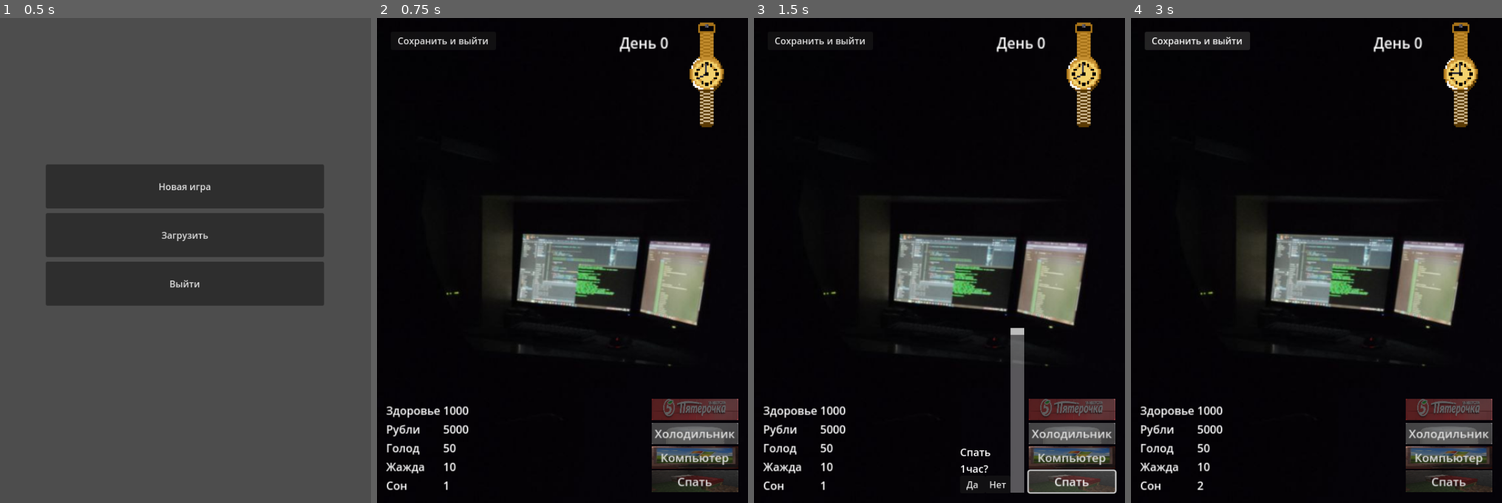
Above: before the commit, frames 1-4 (left to right).
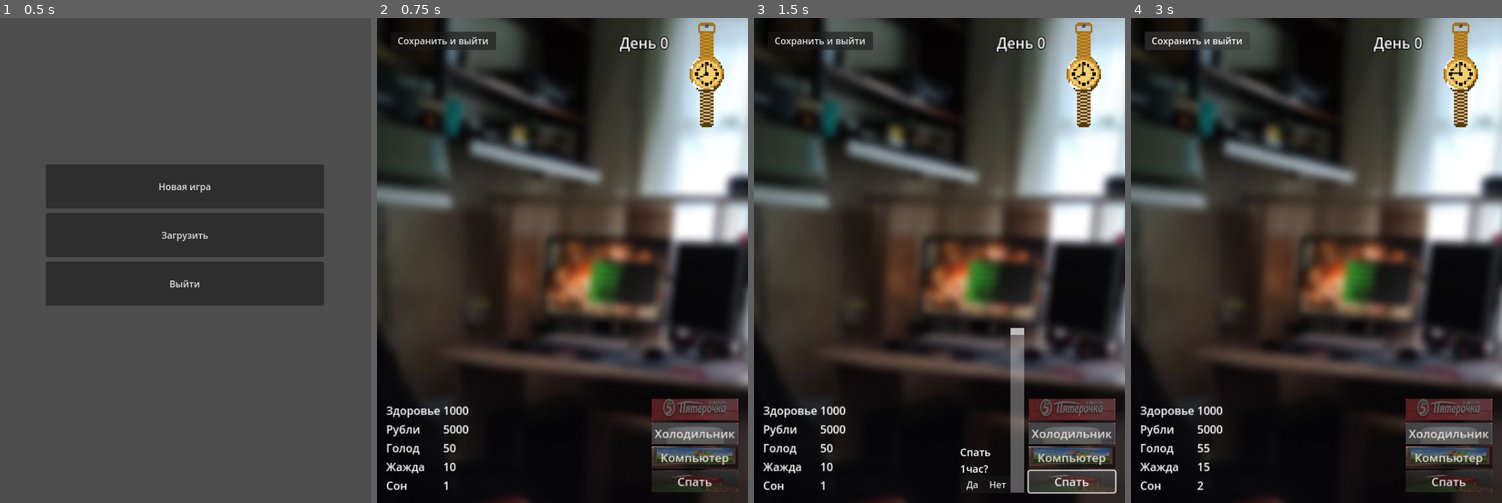
Above: after the commit, the same moments.

Repository: chunchunmaru0000/programmwriter-simulator
Game: Godot game, scene res://scenes/start.tscn
The game is run twice, just before and just after one commit, with the same random seed, the same clock (stepped at 60 frames per second) and the same inputs.
Inputs (mouse positions are in pixels of both pictures, inside the frame that each line leads up to):
- Up to frame 1 (0.5 s): no input
- Up to frame 2 (0.75 s): click "Новая игра" at 0.5 s
- Up to frame 3 (1.5 s): click "Спать" at 1.25 s
- Up to frame 4 (3 s): click (1450, 410) at 2 s; click (1153, 42) at 2.75 s

Frame 1 is identical in both runs. In frame 2, 62% of the frame differs, in the area x 0-100%, y 0-100%; in frame 3, 61%; in frame 4, 62%.

Commit message:
some ill

Diff:
--- a/scenes/game.tscn
+++ b/scenes/game.tscn
@@ -1,10 +1,12 @@
-[gd_scene load_steps=10 format=3 uid="uid://c6ic2w21tv33y"]
+[gd_scene load_steps=12 format=3 uid="uid://c6ic2w21tv33y"]
 
 [ext_resource type="Script" path="res://scripts/game.gd" id="1_nqbsp"]
 [ext_resource type="Texture2D" uid="uid://kbxxf6g407ck" path="res://images/5top.png" id="2_cu53h"]
+[ext_resource type="Texture2D" uid="uid://dns2khvk6pqmw" path="res://pc_images/day.jpg" id="2_dsgoh"]
 [ext_resource type="Texture2D" uid="uid://vsxai5lk46b8" path="res://pc_images/night.jpg" id="2_g8pso"]
 [ext_resource type="SpriteFrames" uid="uid://df7ijmtp3y2vg" path="res://clocks/clocks.tres" id="2_kyemp"]
 [ext_resource type="Texture2D" uid="uid://dgm5j2o6fueed" path="res://images/fridge_top.png" id="3_oyk8c"]
+[ext_resource type="Texture2D" uid="uid://b26b8vnkglwik" path="res://pc_images/morning.jpg" id="4_l4kpb"]
 [ext_resource type="Texture2D" uid="uid://pqplagad618q" path="res://pc_images/pc.jpg" id="5_ad716"]
 [ext_resource type="Texture2D" uid="uid://2ye8rlayqbco" path="res://images/bed.png" id="6_c0t1h"]
 [ext_resource type="AudioStream" uid="uid://f6ch0o5rhs2q" path="res://audio/zhirik.mp3" id="6_sppxf"]
@@ -14,10 +16,20 @@
 [node name="Game" type="Node2D"]
 script = ExtResource("1_nqbsp")
 
+[node name="Day" type="Sprite2D" parent="."]
+position = Vector2(325, 629)
+scale = Vector2(1.15, 1.15)
+texture = ExtResource("2_dsgoh")
+
 [node name="Night" type="Sprite2D" parent="."]
 position = Vector2(325, 629)
 scale = Vector2(1.15, 1.081)
 texture = ExtResource("2_g8pso")
+
+[node name="Morning" type="Sprite2D" parent="."]
+position = Vector2(325, 629)
+scale = Vector2(1.15, 1.15)
+texture = ExtResource("4_l4kpb")
 
 [node name="StatsHBox" type="HBoxContainer" parent="."]
 anchors_preset = 2
@@ -137,6 +149,10 @@
 offset_right = 479.0
 offset_bottom = 47.0
 scale = Vector2(1.56829, 1.64659)
+theme_override_constants/shadow_offset_x = 4
+theme_override_constants/shadow_offset_y = 4
+theme_override_constants/outline_size = 4
+theme_override_constants/shadow_outline_size = 4
 text = "День 0"
 
 [node name="Back" type="Button" parent="."]
--- a/scripts/Singleton.gd
+++ b/scripts/Singleton.gd
@@ -8,6 +8,10 @@
 var thirst = 10
 var sleep = 1
 var time = "0:08:00"
+
+var hunger_per_hour = 5
+var thirst_per_hour = 5
+
 
 var money = 5000
 var fridge: Array = []
@@ -17,6 +21,20 @@
 	Usluga.new("Интернет от Рос*елеком", 500, "Тратится, только во время работы за компьютером. Обновление увеличения задолженности происходит в реальном времени."),
 	Usluga.new("Газоснабжение, отопление", 300, "Тратится постепенно, но всегда. Обновление увеличения задолженности происходит раз в день.")
 ]
+var ills: Dictionary = {
+	'l_dehydration': Illness.new('Обезвоживание', false, 1,
+		'При продолжительной жажде возникает Легкое Обезвоживание, наносящее [color=#00cc00] Незначительный [/color] вред здоровью почасово. Возможно оно пройдет, если утолить жажду.'),
+	'dehydration': Illness.new('Обезвоживание', false, 31,
+		'При долгой и продолжительной жажде возникает Обезвоживание, наносящее [color=#b30000] НАИЗНАЧИТЕЛЬНЕЙШИЙ [/color] вред здоровью почасово. Возможно оно пройдет, если утолить жажду.'),
+	'l_starvation': Illness.new('Голодание', false, 1,
+		'При долгом и продолжительном голоде возникает Легкое Голодание, наносящее [color=#00cc00] Незначительный [/color] вред здоровью почасово. Возможно оно пройдет, если утолить голод.'),
+	'starvation': Illness.new('Голодание', false, 3,
+		'При долгом и продолжительном голоде возникает Голодание, наносящее [color=#ff3300] Средний [/color] вред здоровью почасово. Возможно оно пройдет, если утолить голод.'),
+}
+var med_karta: Array = [
+	ills['l_starvation']
+]
+
 
 var task
 var did_task: bool = true
@@ -42,6 +60,10 @@
 	var uslugi_strs = []
 	for usluga in uslugi:
 		uslugi_strs.append(str(usluga.debt))
+
+	var med_larta_strs = []
+	for ill in med_karta:
+		med_larta_strs.append(ills.find_key([ill]))
 
 	var data_str: String = "\n".join([
 		"hp " + str(hp),
@@ -50,7 +72,8 @@
 		"thirst " + str(thirst),
 		"sleep " + str(sleep),
 		"time " + str(time),
-		"uslugi " + "<usluga>".join(uslugi_strs)
+		"uslugi " + "<usluga>".join(uslugi_strs),
+		"ills " + "<ill>".join(med_larta_strs),
 	])
 	for product in fridge:
 		var effects_str: String
@@ -106,7 +129,13 @@
 	for i in range(uslugi_strs.size()):
 		uslugi[i].debt = int(uslugi_strs[i])
 
-	var lines_was = 7
+	var med_karta_str: String = lines[7].split(' ')[1]
+	if med_karta_str:
+		var med_karta_strs = med_karta_str.split('<ill>')
+		for i in range(med_karta_strs.size()):
+			med_karta.append(ills[med_karta_strs])
+
+	var lines_was = 8
 	for i in lines.size() - lines_was:
 		var line_data = lines[i + lines_was].split("<product_param>")
 
@@ -173,6 +202,36 @@
 	hour += to
 	sleep += to
 
+	hunger += hunger_per_hour * to
+	thirst += thirst_per_hour * to
+
+	if hunger >= 200:
+		hunger = 200
+		ills['starvation'].active = true
+	elif hunger >= 100:
+		ills['l_starvation'].active = true
+	else:
+		ills['starvation'].active = false
+		ills['l_starvation'].active = false
+
+	if thirst >= 200:
+		thirst = 200
+		ills['dehydration'].active = true
+	elif thirst >= 100:
+		ills['l_dehydration'].active = true
+	else:
+		ills['dehydration'].active = false
+		ills['l_dehydration'].active = false
+
+
+
+	# можно сделать болезни, наносят много урона в час, их нужно личить
+	# много жажды если: обезвоживание
+	# много голода если: невыносимый голод
+	# если нет газа в госуслугах, следовательно холодно и следовательно: простуда и дальше пневмония
+
+
+
 	while hour >= 24:
 		hour -= 24
 		day += 1
@@ -196,6 +255,8 @@
 
 func add_hp(to) -> void:
 	hp += to
+	if hp > 1000:
+		hp = 1000
 
 func add_sleep(to) -> void:
 	sleep += to
@@ -310,3 +371,16 @@
 		self.name = name
 		self.debt = debt
 		self.desc = desc
+
+
+class Illness:
+	var name: String
+	var active: bool
+	var damage_per_hour: int
+	var desc: String
+
+	func _init(name: String, active: bool, damage_per_hour: int, desc: String) -> void:
+		self.name = name
+		self.active = active
+		self.damage_per_hour = damage_per_hour
+		self.desc = desc
--- a/scripts/game.gd
+++ b/scripts/game.gd
@@ -4,6 +4,13 @@
 func update_time() -> void:
 	var hour = Singleton.get_hour()
 	$ClockAnim.frame = hour if hour < 12 else hour - 12
+
+	if hour < 4 or hour > 21:
+		move_child($Night, 2)
+	elif hour < 10 or hour > 16:
+		move_child($Morning, 2)
+	else:
+		move_child($Day, 2)
 
 
 func update_labels() -> void:
@@ -51,7 +58,6 @@
 		sleep_chooser.page = 1
 
 		sleep_chooser.connect('value_changed', func(value: float):
-			print(value)
 			var chas: String = ''
 			if sleep_chooser.value == 1 or sleep_chooser.value == 21:
 				chas = 'час'
Binary file added: pc_images/day.jpg
Not shown, added: pc_images/day.jpg.import
Binary file added: pc_images/morning.jpg
Not shown, added: pc_images/morning.jpg.import
Not shown, changed: save.txt
